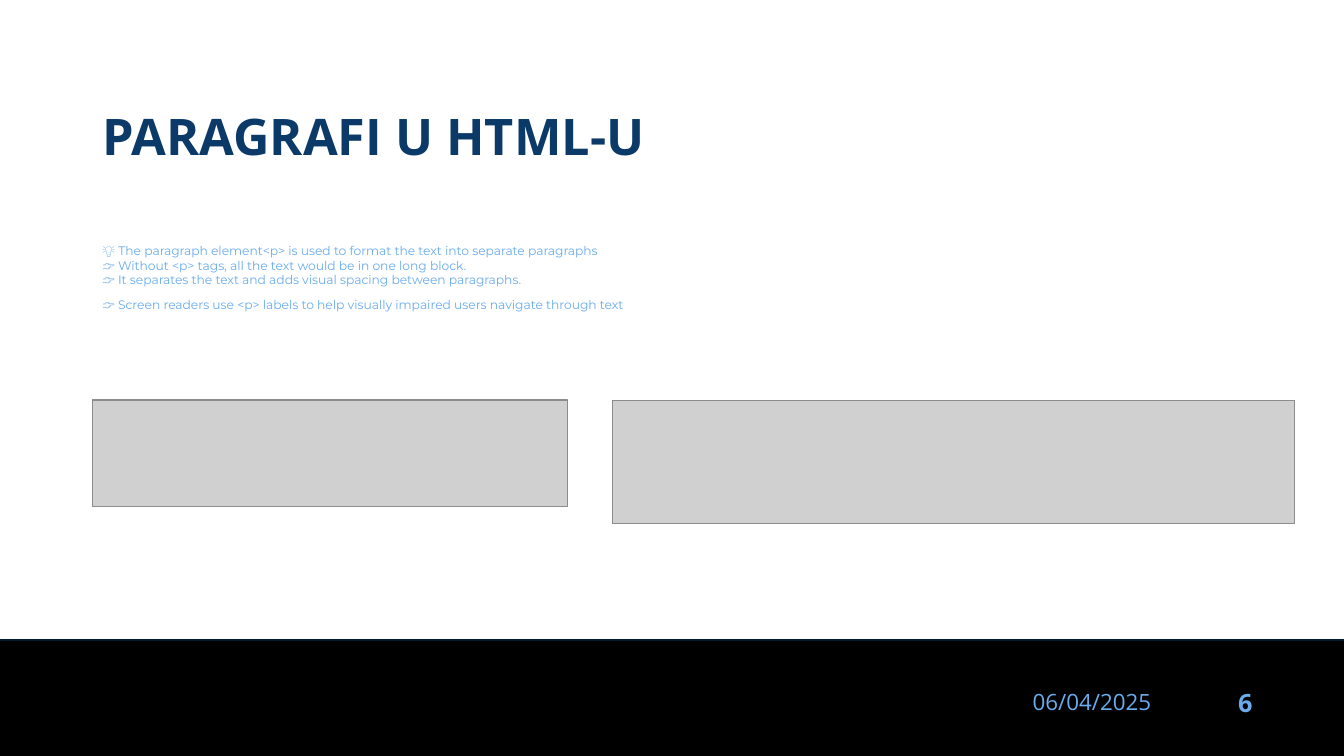
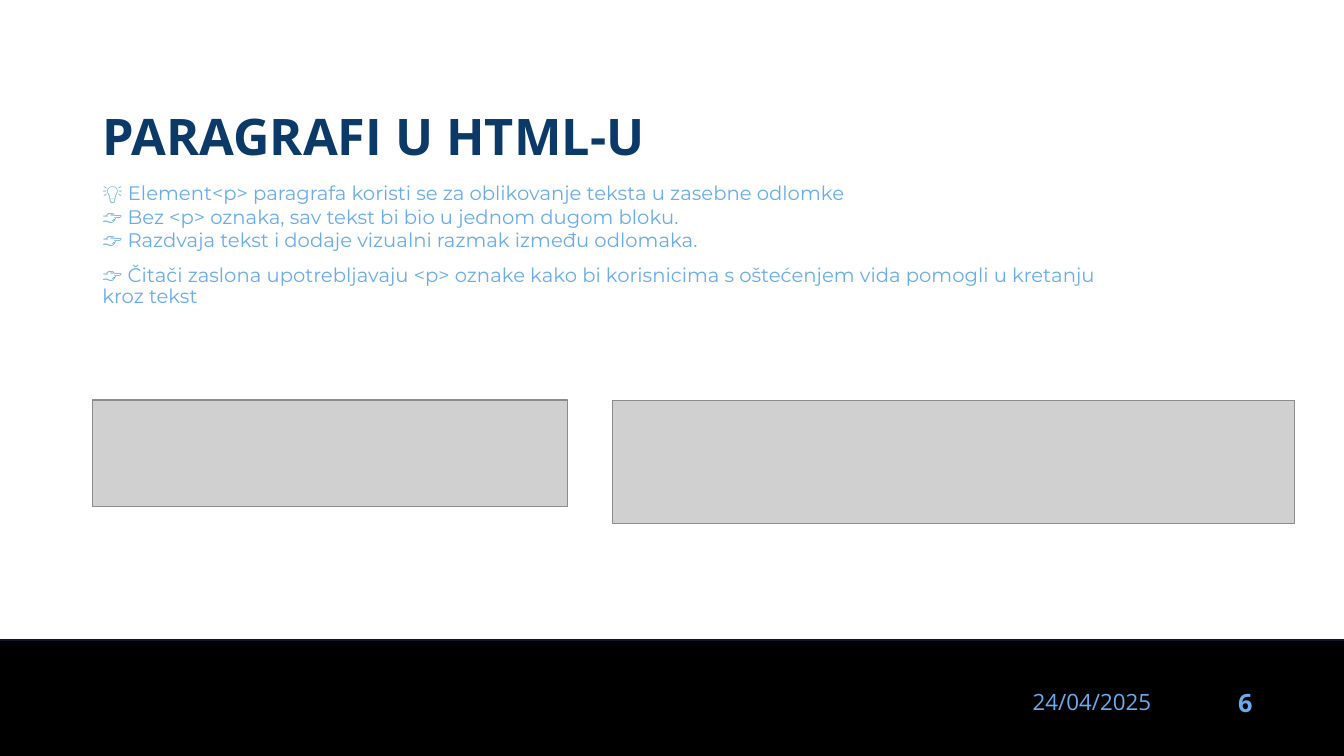
Before and after one commit to dinoDuvnjak/CTK, a slide deck: slide 6 of Bootcamp/html-uvod/html-uvod.pptx. Drawn at 1344x756 pixels with LibreOffice and Linux fonts; fonts in the diff are those of the drawing; grey boxes stand for pictures; background and template pictures are left out. Boxes give left, top, right and bottom in pixels: in the first picture for what was removed or moved away, otherwise in the second. Text is boxed around its words. In the diff, an @@ line names an element or a change of style, - is before the commit and + after.

Commit message:
added some html enhacments

```diff
--- a/Bootcamp/html-uvod/html-uvod.pptx
+++ b/Bootcamp/html-uvod/html-uvod.pptx
@@ text at (x1=102, y1=185, x2=1095, y2=303): text changed; size 8.8 to 14 pt @@
-💡 The paragraph element<p> is used to format the text into separate paragraphs
-👉 Without <p> tags, all the text would be in one long block.
-👉 It separates the text and adds visual spacing between paragraphs.
-👉 Screen readers use <p> labels to help visually impaired users navigate through text
+💡 Element<p> paragrafa koristi se za oblikovanje teksta u zasebne odlomke
+👉 Bez <p> oznaka, sav tekst bi bio u jednom dugom bloku.
+👉 Razdvaja tekst i dodaje vizualni razmak između odlomaka.
+👉 Čitači zaslona upotrebljavaju <p> oznake kako bi korisnicima s oštećenjem vida pomogli u kretanju kroz tekst
@@ text at (x1=1033, y1=693, x2=1151, y2=711): text changed @@
-06/04/2025
+24/04/2025
```
Also in this commit, not shown: 20 other slides changed, 7 other files.
